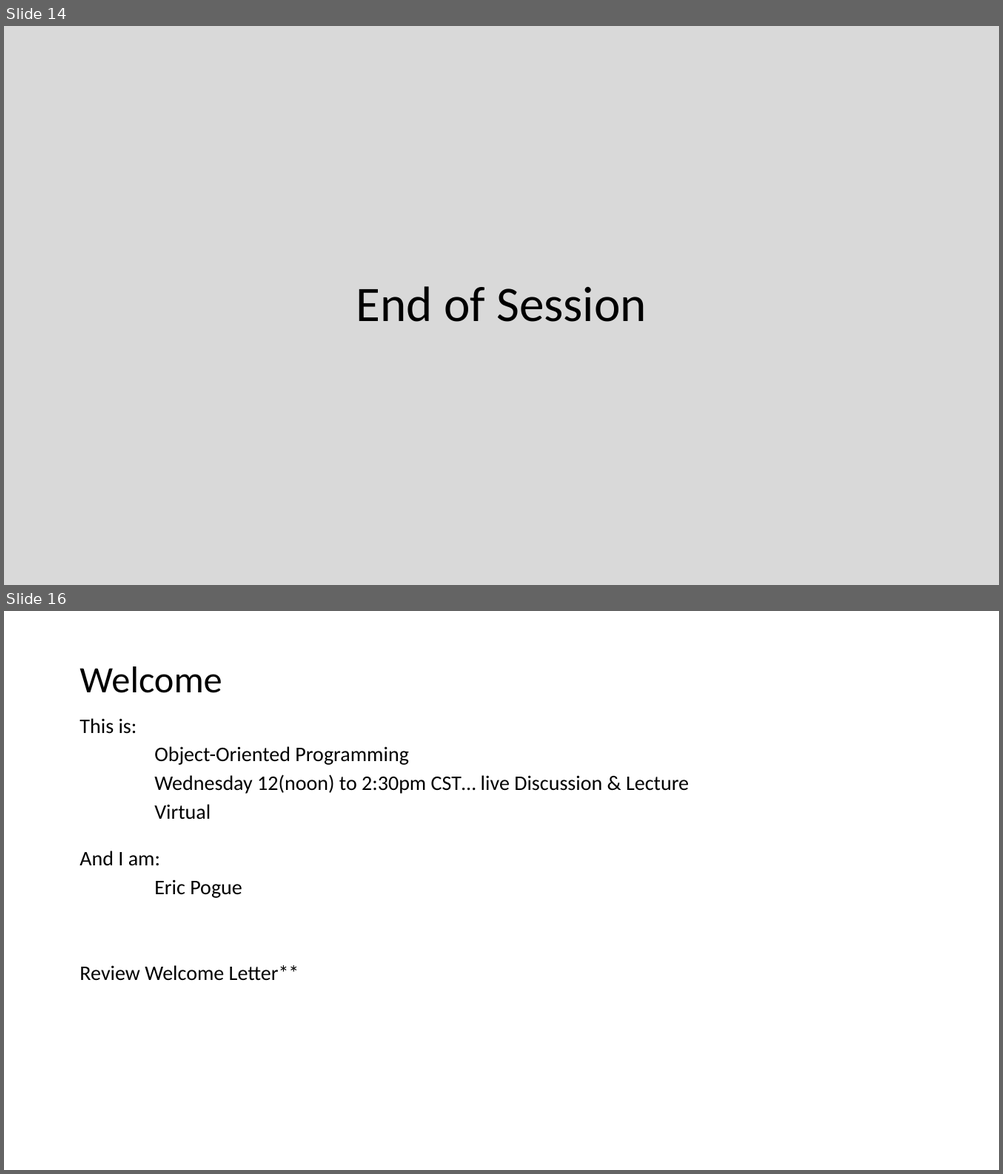
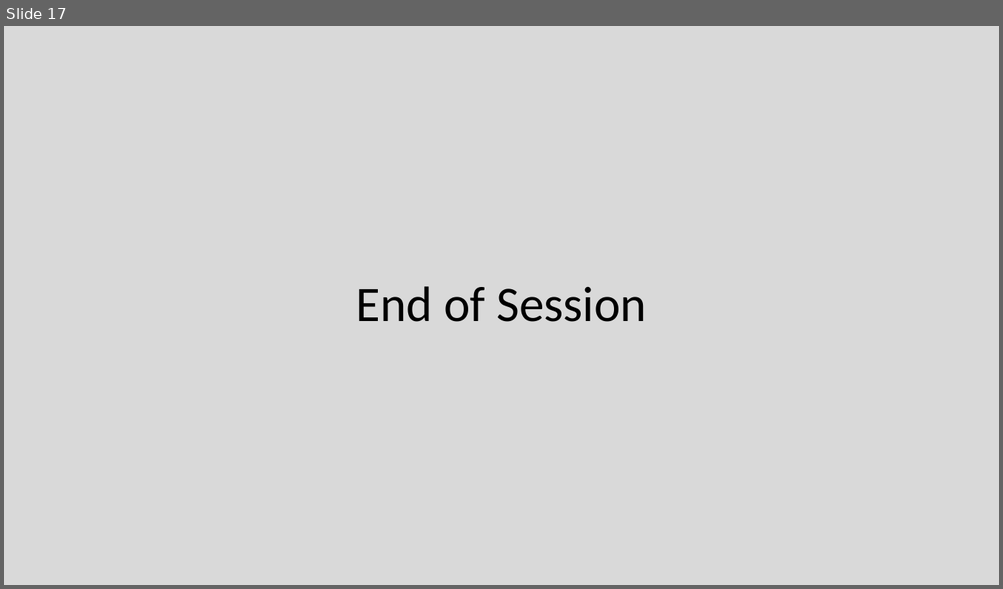
Before and after one commit to jamesbaptiste1/cpsc-24500-2019-01-spring-lt1, a slide deck: lecture-presentations/2019-01-15.pptx. Shown one above the other, each under a label of ours: slides 14 and 16 before the commit, slide 17 after it; the slides between them are not shown. The pictures are 1003x1174 and 1003x589 pixels, drawn with LibreOffice and Linux fonts; fonts in the diff are those of the drawing. Boxes give left, top, right and bottom in pixels: in the first picture for what was removed or moved away, otherwise in the second. Text is boxed around its words. In the diff, an @@ line names an element or a change of style, - is before the commit and + after.

```diff
--- a/lecture-presentations/2019-01-15.pptx
+++ b/lecture-presentations/2019-01-15.pptx
@@ slide 16 removed at (4, 611, 999, 1170), background #FFFFFF @@
@@ title removed at (79, 667, 222, 693) @@
-Welcome
@@ text removed at (79, 718, 688, 981) @@
-This is:
-Object-Oriented Programming
-Wednesday 12(noon) to 2:30pm CST… live Discussion & Lecture
-Virtual
-And I am:
-Eric Pogue
-Review Welcome Letter**
@@ what was slide 14 is now slide 17 @@
```
Also in this commit, not shown: 3 slides changed, 1 slide added, 18 other slides removed.
